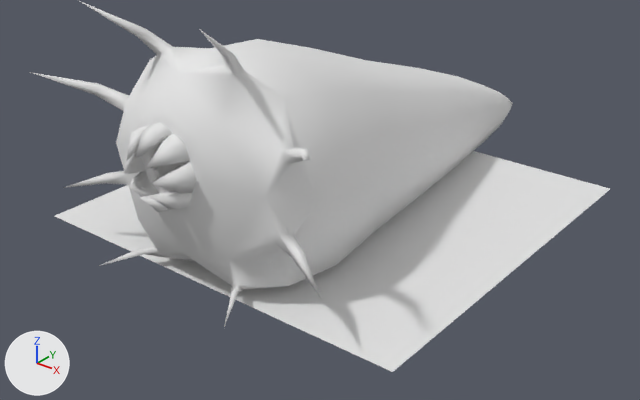
Before and after pictures for a commit that changed the Blender file blender/worm.blend.
Rendered twice from a 50 mm lens placed at (8.52, -11.25, 6.87), pointed at (-0.18, -0.37, 0.13). The axes (+X, +Y, +Z) are drawn at lower left. The lights are the same throughout.
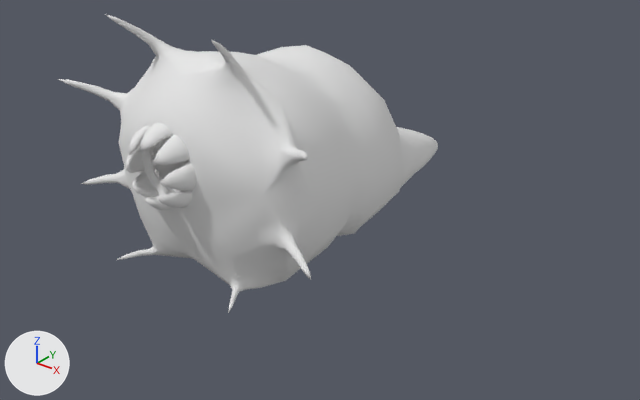
Changed parts and their boxes [x1, y1, x2, y2] in the pictures (640 x 400 px):
```json
{"object": "Cylinder.002", "change": "reshaped", "before": [30, 0, 513, 327], "after": [58, 14, 438, 313]}
{"object": "Plane", "change": "deleted", "before": [55, 151, 610, 372]}
{"part": 1, "of": "me_cylinder_001", "change": "rebuilt", "before": [30, 0, 513, 327], "after": [58, 14, 438, 313]}
{"part": 2, "of": "me_cylinder_001", "change": "rebuilt", "after": [167, 187, 181, 193], "on screen": "not visible before"}
{"part": 3, "of": "me_cylinder_001", "change": "rebuilt", "before": [149, 149, 155, 161], "after": [150, 147, 156, 166]}
{"part": 4, "of": "me_cylinder_001", "change": "rebuilt", "before": [153, 167, 162, 179], "after": [154, 168, 166, 187]}
{"part": 5, "of": "me_cylinder_001", "change": "rebuilt", "before": [135, 122, 172, 159], "after": [140, 123, 172, 152], "on screen": "13% narrower, 21% shorter"}
{"part": 6, "of": "me_cylinder_001", "change": "rebuilt", "before": [139, 193, 171, 213], "after": [145, 195, 175, 210]}
{"part": 7, "of": "me_cylinder_001", "change": "rebuilt", "before": [149, 191, 192, 209], "after": [156, 190, 192, 208]}
{"part": 8, "of": "me_cylinder_001", "change": "rebuilt", "before": [151, 162, 196, 193], "after": [159, 162, 196, 191], "on screen": "17% narrower, 6% shorter"}
{"part": 9, "of": "me_cylinder_001", "change": "rebuilt", "before": [129, 171, 160, 197], "after": [132, 172, 158, 197], "on screen": "16% narrower"}
{"part": 10, "of": "me_cylinder_001", "change": "rebuilt", "before": [146, 133, 190, 168], "after": [153, 134, 190, 165], "on screen": "16% narrower, 11% shorter"}
{"part": 11, "of": "me_cylinder_001", "change": "rebuilt", "before": [127, 125, 149, 160], "after": [129, 126, 150, 155]}
{"part": 12, "of": "me_cylinder_001", "change": "rebuilt", "before": [124, 151, 146, 174], "after": [125, 146, 145, 173]}
```

Scene script edits in JSON lines:
```json
{"block": "me_cylinder_001", "where": "# used by ob_cylinder_002; location = (0.0, 0.0, 1.7)"}
{"op": "remove", "block": "me_cylinder_001", "code": "me_cylinder_001.from_pydata(...)  # 425 vertices, 466 faces; spans x -2.62..2.62, y -4.44..6.42, z -1.67..2.49"}
{"op": "add", "block": "me_cylinder_001", "code": "me_cylinder_001.from_pydata(...)  # 1764 vertices, 1650 faces; spans x -2.37..2.37, y -4.35..3.21, z -1.66..2.26"}
{"block": "me_cylinder_001", "change": "me_cylinder_001 part 1: the loose piece of 193 vertices spanning x -2.62..2.62, y -4.3..6.42, z -1.67..2.49 is rebuilt with 868 vertices and now spans x -2.37..2.37, y -4.06..3.21, z -1.66..2.26"}
{"block": "me_cylinder_001", "change": "me_cylinder_001 part 2: the loose piece of 16 vertices spanning x -0.2..0.2, y -3.95..-3.75, z -0.27..0.14 is rebuilt with 63 vertices and now spans x -0.18..0.18, y -3.89..-3.75, z -0.25..0.04"}
{"block": "me_cylinder_001", "change": "me_cylinder_001 part 3: the loose piece of 16 vertices spanning x -0.57..-0.18, y -3.95..-3.75, z 0.12..0.54 is rebuilt with 63 vertices and now spans x -0.55..-0.28, y -3.89..-3.75, z 0.14..0.52"}
{"block": "me_cylinder_001", "change": "me_cylinder_001 part 4: the loose piece of 16 vertices spanning x -0.49..-0.11, y -3.95..-3.75, z -0.18..0.22 is rebuilt with 63 vertices and now spans x -0.47..-0.15, y -3.89..-3.75, z -0.16..0.18"}
{"block": "me_cylinder_001", "change": "me_cylinder_001 part 5: the loose piece of 13 vertices spanning x -0.22..0.22, y -4.44..-3.91, z 0.61..0.99 is rebuilt with 49 vertices and now spans x -0.2..0.2, y -4.35..-3.91, z 0.67..0.96"}
{"block": "me_cylinder_001", "change": "me_cylinder_001 part 6: the loose piece of 13 vertices spanning x -0.22..0.22, y -4.44..-3.91, z -0.32..0.06 is rebuilt with 49 vertices and now spans x -0.2..0.2, y -4.35..-3.91, z -0.3..-0.01"}
{"block": "me_cylinder_001", "change": "me_cylinder_001 part 7: the loose piece of 13 vertices spanning x 0.18..0.53, y -4.44..-3.91, z -0.22..0.14 is rebuilt with 49 vertices and now spans x 0.2..0.51, y -4.35..-3.91, z -0.2..0.12"}
{"block": "me_cylinder_001", "change": "me_cylinder_001 part 8: the loose piece of 13 vertices spanning x 0.27..0.63, y -4.44..-3.91, z 0.1..0.56 is rebuilt with 49 vertices and now spans x 0.33..0.6, y -4.35..-3.91, z 0.12..0.54"}
{"block": "me_cylinder_001", "change": "me_cylinder_001 part 9: the loose piece of 13 vertices spanning x -0.53..-0.18, y -4.44..-3.91, z -0.22..0.14 is rebuilt with 49 vertices and now spans x -0.51..-0.2, y -4.35..-3.91, z -0.2..0.12"}
{"block": "me_cylinder_001", "change": "me_cylinder_001 part 10: the loose piece of 13 vertices spanning x 0.18..0.53, y -4.44..-3.91, z 0.52..0.89 is rebuilt with 49 vertices and now spans x 0.2..0.51, y -4.35..-3.91, z 0.54..0.87"}
{"block": "me_cylinder_001", "change": "me_cylinder_001 part 11: the loose piece of 13 vertices spanning x -0.53..-0.18, y -4.44..-3.91, z 0.52..0.89 is rebuilt with 49 vertices and now spans x -0.51..-0.2, y -4.35..-3.91, z 0.54..0.87"}
{"block": "me_cylinder_001", "change": "me_cylinder_001 part 12: the loose piece of 13 vertices spanning x -0.63..-0.27, y -4.44..-3.91, z 0.1..0.56 is rebuilt with 49 vertices and now spans x -0.6..-0.33, y -4.35..-3.91, z 0.12..0.54"}
{"op": "remove", "block": "ob_plane", "code": ["ob_plane = bpy.data.objects.new('Plane', me_plane)", "ob_plane.location = (0.0, 0.0, 0.0)"]}
```
